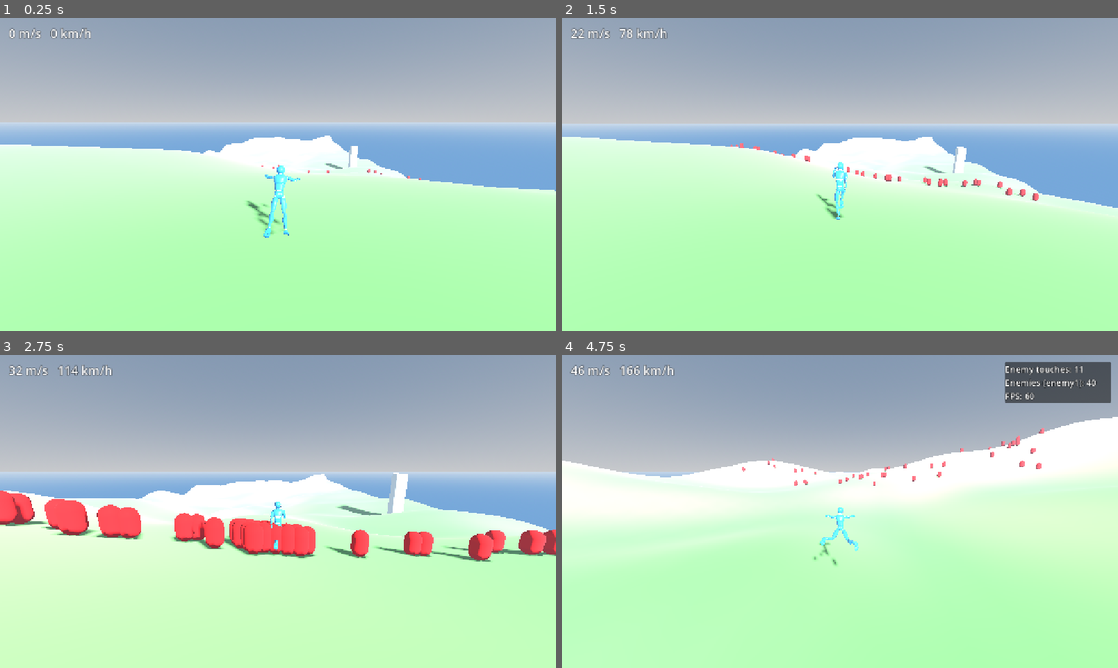
Above: before the commit, frames 1-4 (two rows, left to right).
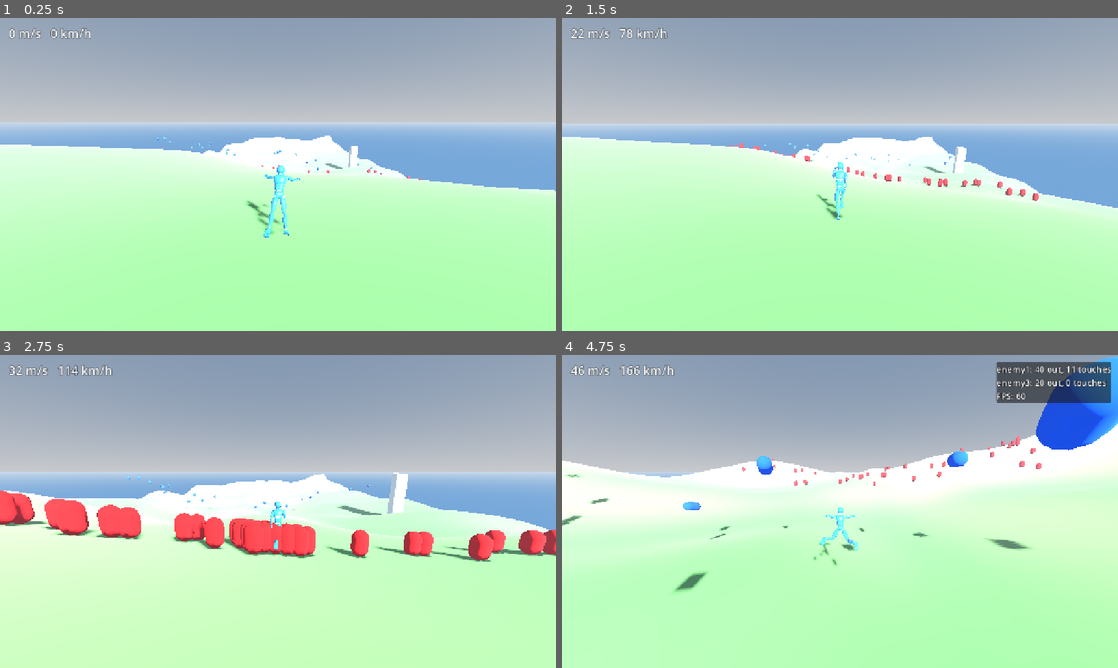
Above: after the commit, the same moments.

Repository: Gabriel42/Philosopher-s-Paradise
Game: Godot game, scene res://scenes/main/main.tscn
Same seed, same stepped clock (60 frames per second), same inputs: the game is played once before the commit and once after it.
Inputs (mouse positions are in pixels of both pictures, inside the frame that each line leads up to):
- Up to frame 1 (0.25 s): no input
- Up to frame 2 (1.5 s): move the mouse to (867, 174) at 0.52 s; hold W (move_forward) from 0.53 s (still down); tap Space (jump) at 0.6, 0.77, 1.07 s; move the mouse to (812, 174) at 1.27 s; tap Shift (fast_fall) at 1.35 s
- Up to frame 3 (2.75 s): keep holding W (move_forward); tap Space (jump) at 1.52, 1.55, 1.82, 2.1 s; move the mouse to (289, 505) at 2.02 s
- Up to frame 4 (4.75 s): keep holding W (move_forward); move the mouse to (834, 517) at 2.77 s; tap Shift (fast_fall) at 2.85, 4.35 s; tap Space (jump) at 3.02, 3.05, 3.32, 3.6, 3.77, 4.07, 4.52, 4.55 s; move the mouse to (878, 514) at 3.52 s; tap F3 (toggle_debug) at 4.15 s; move the mouse to (795, 508) at 4.27 s

The runs differ from the first frame. In frame 1, less than 0.1% of the frame differs, in the area x 28-67%, y 38-49%; in frame 2, less than 0.1%; in frame 3, less than 0.1%; in frame 4, 4.7%, in the area x 0-100%, y 0-76%.

Commit message:
Add enemy3: blue flyers that sway and bob forward on their own
20 blue capsules fly ~4 m up, lying flat with the nose forward. Each one
flies forward at a steady speed while swaying sideways and bobbing up and
down at its own two frequencies, so it loops in a rough spiral; the runner
only decides where they appear and when they are sent ahead again. Touches
are counted. The F3 panel now lists every enemy type.

Co-Authored-By: Claude Opus 5.5 <noreply@anthropic.com>

Diff:
--- /dev/null
+++ b/resources/enemies/enemy3.tres
@@ -0,0 +1,11 @@
+[gd_resource type="Resource" script_class="EnemySettings" load_steps=2 format=3]
+
+[ext_resource type="Script" path="res://scripts/core/enemy_settings.gd" id="1_enemy"]
+
+[resource]
+script = ExtResource("1_enemy")
+display_name = "enemy3"
+count = 20
+spawn_seed = 13
+color = Color(0.1, 0.35, 0.95, 1)
+flying = true
--- a/scenes/debug/debug_menu.gd
+++ b/scenes/debug/debug_menu.gd
@@ -1,11 +1,11 @@
 class_name DebugMenu
 extends CanvasLayer
-## Debug panel, shown and hidden with F3 (action "toggle_debug"): how many
-## times the runner touched an enemy, how many enemies are out, frame rate.
+## Debug panel, shown and hidden with F3 (action "toggle_debug"): for each
+## enemy type, how many are out and how many times the runner touched one,
+## then the frame rate.
 
-@export var swarm: EnemySwarm
-
-var touches := 0
+## Every enemy type to show (one [EnemySwarm] per type).
+@export var swarms: Array[EnemySwarm] = []
 
 @onready var _panel: Control = $Panel
 @onready var _label: Label = $Panel/Label
@@ -13,8 +13,6 @@
 
 func _ready() -> void:
 	_panel.visible = false
-	if swarm != null:
-		swarm.runner_touched.connect(_on_runner_touched)
 
 
 func _unhandled_input(event: InputEvent) -> void:
@@ -23,13 +21,17 @@
 
 
 func _process(_delta: float) -> void:
-	if not _panel.visible:
-		return
-	var enemies := swarm.positions.size() if swarm != null else 0
-	var kind := swarm.settings.display_name if swarm != null and swarm.settings != null else "-"
-	_label.text = "Enemy touches: %d\nEnemies (%s): %d\nFPS: %d" % [
-			touches, kind, enemies, roundi(Engine.get_frames_per_second())]
+	if _panel.visible:
+		_label.text = panel_text()
 
 
-func _on_runner_touched(total: int) -> void:
-	touches = total
+## What the panel shows: one line per enemy type, then the FPS.
+func panel_text() -> String:
+	var lines: PackedStringArray = []
+	for swarm in swarms:
+		if swarm == null:
+			continue
+		var kind := swarm.settings.display_name if swarm.settings != null else "-"
+		lines.append("%s: %d out, %d touches" % [kind, swarm.positions.size(), swarm.touches])
+	lines.append("FPS: %d" % roundi(Engine.get_frames_per_second()))
+	return "\n".join(lines)
--- a/scenes/enemy/enemy_swarm.gd
+++ b/scenes/enemy/enemy_swarm.gd
@@ -10,6 +10,9 @@
 ## [member EnemySettings.meet_time] seconds later), and move sideways toward
 ## where the runner will be when they meet. They follow the ground with
 ## [method TerrainHeight.height_at] (no collisions: they pass through rocks).
+## Flying types ([member EnemySettings.flying]) instead fly forward on their
+## own, swaying and bobbing in a rough spiral (see [method _step_flying]); for
+## them [member positions] is the middle of the capsule, not the feet.
 ## Lives under the [EndlessLevel]: positions are in the level's shifted space.
 
 ## Sent when the runner starts touching an enemy. [param total]: touches so far.
@@ -37,6 +40,16 @@
 var side_speeds := PackedFloat32Array()
 ## 1 while an enemy touches the runner (a touch counts once).
 var touching := PackedByteArray()
+## Flyers: X of the line each one sways around.
+var lanes := PackedFloat32Array()
+## Flyers: seconds since each one appeared (drives its waves).
+var fly_times := PackedFloat32Array()
+## Flyers: side-to-side and up-and-down waves per second of each one.
+var sway_frequencies := PackedFloat32Array()
+var bob_frequencies := PackedFloat32Array()
+## Flyers: where in each wave each one starts (radians).
+var sway_phases := PackedFloat32Array()
+var bob_phases := PackedFloat32Array()
 ## How many times the runner touched an enemy.
 var touches := 0
 
@@ -97,6 +110,9 @@
 func step(delta: float, runner_pos: Vector3, runner_vel: Vector3) -> void:
 	var s := settings
 	_fit_count(runner_pos, runner_vel)
+	if s.flying:
+		_step_flying(delta, runner_pos)
+		return
 	var runner_forward := maxf(-runner_vel.z, 0.0)
 	var half := level.settings.width * 0.5 - s.edge_margin
 	var origin := level.origin
@@ -141,6 +157,92 @@
 	_multimesh.buffer = _buffer
 	var grow := Vector3(s.radius, s.height, s.radius)
 	_multimesh.custom_aabb = AABB(low - grow, high - low + grow * 2.0)
+
+
+## Flyers: each one moves forward (-Z) at [member EnemySettings.fly_speed]
+## and sits on its waves: sideways [code]lane + sway_width * sin(2π f t + φ)[/code],
+## height [code]ground + fly_height + bob_height * sin(2π f' t + φ')[/code],
+## with its own two frequencies, so the path loops without repeating. The
+## capsule points along where it moves (forward, tilting with the waves).
+## [param runner_pos] is only used for touches and for sending flyers ahead.
+func _step_flying(delta: float, runner_pos: Vector3) -> void:
+	var s := settings
+	var origin := level.origin
+	var terrain := level.terrain
+	var low := Vector3.INF
+	var high := -Vector3.INF
+	for i in positions.size():
+		var old := positions[i]
+		var t := fly_times[i] + delta
+		fly_times[i] = t
+		var p := _fly_point(i, old.z - s.fly_speed * delta, t, terrain, origin)
+		positions[i] = p
+		var dir := p - old
+		_check_fly_touch(i, p, dir, runner_pos)
+		var ahead := runner_pos.z - p.z
+		if ahead < -s.recycle_distance or ahead > s.fly_ahead_limit:
+			_spawn(i, runner_pos, 0.0)
+			p = positions[i]
+			dir = Vector3.FORWARD
+		if dir.length_squared() < 0.000001:
+			dir = Vector3.FORWARD
+		# The capsule's long axis is its Y: turn Y onto the direction.
+		var basis := Basis(Quaternion(Vector3.UP, dir.normalized()))
+		var b := i * _STRIDE
+		_buffer[b] = basis.x.x
+		_buffer[b + 1] = basis.y.x
+		_buffer[b + 2] = basis.z.x
+		_buffer[b + 3] = p.x
+		_buffer[b + 4] = basis.x.y
+		_buffer[b + 5] = basis.y.y
+		_buffer[b + 6] = basis.z.y
+		_buffer[b + 7] = p.y
+		_buffer[b + 8] = basis.x.z
+		_buffer[b + 9] = basis.y.z
+		_buffer[b + 10] = basis.z.z
+		_buffer[b + 11] = p.z
+		low = low.min(p)
+		high = high.max(p)
+	if positions.is_empty():
+		return
+	_multimesh.buffer = _buffer
+	var grow := Vector3.ONE * s.height
+	_multimesh.custom_aabb = AABB(low - grow, high - low + grow * 2.0)
+
+
+## Middle of flyer [param i] at [param z] (level space), [param t] seconds
+## into its flight.
+func _fly_point(i: int, z: float, t: float, terrain: TerrainHeight,
+		origin: Vector3) -> Vector3:
+	var s := settings
+	var x := lanes[i] + s.sway_width * sin(TAU * sway_frequencies[i] * t + sway_phases[i])
+	var ground := terrain.height_at(x + origin.x, z + origin.z) - origin.y
+	var y := ground + s.fly_height \
+			+ s.bob_height * sin(TAU * bob_frequencies[i] * t + bob_phases[i])
+	return Vector3(x, y, z)
+
+
+## Touch check for a flyer lying along [param dir] with its middle at
+## [param p]: three points along its axis (ends and middle), each a ball of
+## [member EnemySettings.radius], against the runner's upright capsule.
+func _check_fly_touch(i: int, p: Vector3, dir: Vector3, runner_pos: Vector3) -> void:
+	var s := settings
+	var axis := dir.normalized() if dir.length_squared() > 0.000001 else Vector3.FORWARD
+	var half_axis := axis * maxf(s.height * 0.5 - s.radius, 0.0)
+	var reach := s.radius + s.runner_radius
+	var bottom := runner_pos.y + s.runner_radius
+	var top := runner_pos.y + maxf(s.runner_height - s.runner_radius, s.runner_radius)
+	var overlap := false
+	for k in 3:
+		var c := p + half_axis * float(k - 1)
+		var closest := Vector3(runner_pos.x, clampf(c.y, bottom, top), runner_pos.z)
+		if c.distance_squared_to(closest) < reach * reach:
+			overlap = true
+			break
+	if overlap and touching[i] == 0:
+		touches += 1
+		runner_touched.emit(touches)
+	touching[i] = 1 if overlap else 0
 
 
 ## Pushes apart (sideways, on X and Z) any two enemies whose
@@ -252,6 +354,9 @@
 func _spawn(i: int, runner_pos: Vector3, runner_forward: float) -> void:
 	var s := settings
 	var half := level.settings.width * 0.5 - s.edge_margin
+	if s.flying:
+		_spawn_flyer(i, runner_pos, half)
+		return
 	var p := Vector3(_rng.randf_range(-half, half), 0.0, 0.0)
 	p.z = runner_pos.z - s.spawn_distance - _rng.randf_range(0.0, s.spawn_spread)
 	var origin := level.origin
@@ -263,6 +368,25 @@
 	touching[i] = 0
 
 
+## Puts flyer [param i] ahead of the runner with its own waves; its line
+## keeps the whole sway inside the strip ([param half]: half the usable width).
+func _spawn_flyer(i: int, runner_pos: Vector3, half: float) -> void:
+	var s := settings
+	var lane_half := maxf(half - s.sway_width, 0.0)
+	lanes[i] = _rng.randf_range(-lane_half, lane_half)
+	sway_frequencies[i] = _rng.randf_range(s.sway_frequency_min, s.sway_frequency_max)
+	bob_frequencies[i] = _rng.randf_range(s.bob_frequency_min, s.bob_frequency_max)
+	sway_phases[i] = _rng.randf_range(0.0, TAU)
+	bob_phases[i] = _rng.randf_range(0.0, TAU)
+	fly_times[i] = 0.0
+	var z := runner_pos.z - s.spawn_distance - _rng.randf_range(0.0, s.spawn_spread)
+	positions[i] = _fly_point(i, z, 0.0, level.terrain, level.origin)
+	speeds[i] = s.fly_speed
+	closings[i] = 0.0
+	side_speeds[i] = 0.0
+	touching[i] = 0
+
+
 ## Grows or shrinks the pool to [member EnemySettings.count] (also when it is
 ## changed while playing).
 func _fit_count(runner_pos: Vector3, runner_vel: Vector3) -> void:
@@ -275,6 +399,12 @@
 	closings.resize(count)
 	side_speeds.resize(count)
 	touching.resize(count)
+	lanes.resize(count)
+	fly_times.resize(count)
+	sway_frequencies.resize(count)
+	bob_frequencies.resize(count)
+	sway_phases.resize(count)
+	bob_phases.resize(count)
 	var runner_forward := maxf(-runner_vel.z, 0.0)
 	for i in range(old, count):
 		_spawn(i, runner_pos, runner_forward)
--- a/scenes/main/main.tscn
+++ b/scenes/main/main.tscn
@@ -6,6 +6,7 @@
 [ext_resource type="Script" path="res://scenes/enemy/enemy_swarm.gd" id="4_swarm"]
 [ext_resource type="Resource" path="res://resources/enemies/enemy1.tres" id="5_enemy"]
 [ext_resource type="PackedScene" path="res://scenes/debug/debug_menu.tscn" id="6_debug"]
+[ext_resource type="Resource" path="res://resources/enemies/enemy3.tres" id="7_enemy3"]
 
 [sub_resource type="ProceduralSkyMaterial" id="Sky_mat"]
 ground_bottom_color = Color(0.36, 0.52, 0.74, 1)
@@ -44,5 +45,10 @@
 settings = ExtResource("5_enemy")
 runner = NodePath("../Runner")
 
-[node name="DebugMenu" parent="." node_paths=PackedStringArray("swarm") instance=ExtResource("6_debug")]
-swarm = NodePath("../EndlessLevel/Enemy1")
+[node name="Enemy3" type="Node3D" parent="EndlessLevel" node_paths=PackedStringArray("runner")]
+script = ExtResource("4_swarm")
+settings = ExtResource("7_enemy3")
+runner = NodePath("../Runner")
+
+[node name="DebugMenu" parent="." node_paths=PackedStringArray("swarms") instance=ExtResource("6_debug")]
+swarms = [NodePath("../EndlessLevel/Enemy1"), NodePath("../EndlessLevel/Enemy3")]
--- a/scripts/core/enemy_settings.gd
+++ b/scripts/core/enemy_settings.gd
@@ -53,6 +53,32 @@
 ## Enemies keep this far from the sides of the strip.
 @export var edge_margin := 2.0
 
+@export_group("Flying")
+## On: the enemy flies instead of running (Speed and Intercept are not used).
+## It flies forward (-Z) at [member fly_speed], lying flat with its nose
+## along where it goes, swaying side to side and bobbing up and down at two
+## different frequencies (each enemy picks its own), so it loops in a rough
+## spiral. Its movement never looks at the runner: the runner only sets where
+## it appears and when it is sent ahead again.
+@export var flying := false
+## Height of the middle of the flight above the ground (m).
+@export var fly_height := 4.0
+## Speed forward down the strip (m/s).
+@export var fly_speed := 12.0
+## How far it sways to each side of its line (m).
+@export var sway_width := 3.0
+## How far it bobs above and below [member fly_height] (m).
+@export var bob_height := 1.5
+## Side-to-side waves per second: each enemy picks one between these.
+@export var sway_frequency_min := 0.25
+@export var sway_frequency_max := 0.5
+## Up-and-down waves per second: each enemy picks one between these.
+@export var bob_frequency_min := 0.55
+@export var bob_frequency_max := 0.95
+## A flyer this far ahead of the runner (a slow runner left behind by them)
+## is sent back to [member spawn_distance] ahead.
+@export var fly_ahead_limit := 120.0
+
 @export_group("Runner hitbox")
 ## Size of the runner when checking touches (matches its collision capsule).
 @export var runner_radius := 0.4
--- /dev/null
+++ b/tests/debug/test_debug_menu.gd
@@ -0,0 +1,42 @@
+extends TestCase
+## F3 debug panel: one line per enemy type (count and touches), and the main
+## scene shows both enemy1 and enemy3.
+
+
+func test_shows_every_enemy_type() -> void:
+	var level := EndlessLevel.new()
+	level.settings = TerrainSettings.new()
+	keep(level)
+	level.set_physics_process(false)
+	var types: Array[EnemySwarm] = []
+	for kind in ["walker", "flyer"]:
+		var swarm := EnemySwarm.new()
+		swarm.settings = EnemySettings.new()
+		swarm.settings.display_name = kind
+		swarm.settings.flying = kind == "flyer"
+		swarm.settings.count = 3 if kind == "flyer" else 5
+		level.add_child(swarm)
+		swarm.set_physics_process(false)
+		swarm.step(0.0, level.surface_point(0.0, 0.0), Vector3.ZERO)
+		types.append(swarm)
+	types[1].touches = 2
+	var menu := keep(load("res://scenes/debug/debug_menu.tscn").instantiate()) as DebugMenu
+	menu.swarms = types
+	var text := menu.panel_text()
+	assert_true(text.contains("walker: 5 out, 0 touches"), text)
+	assert_true(text.contains("flyer: 3 out, 2 touches"), text)
+	assert_true(text.contains("FPS"), text)
+
+
+func test_main_scene_has_enemy1_and_enemy3() -> void:
+	var main := keep(load("res://scenes/main/main.tscn").instantiate())
+	await get_tree().process_frame
+	var menu := main.get_node("DebugMenu") as DebugMenu
+	var names: Array[String] = []
+	for swarm in menu.swarms:
+		names.append(swarm.settings.display_name)
+	assert_eq(names, ["enemy1", "enemy3"] as Array[String])
+	var enemy3 := main.get_node("EndlessLevel/Enemy3") as EnemySwarm
+	assert_true(enemy3.settings.flying)
+	assert_eq(enemy3.settings.count, 20)
+	assert_true(enemy3.settings.color.b > 0.8 and enemy3.settings.color.r < 0.3, "blue")
--- a/tests/enemy/test_enemy_swarm.gd
+++ b/tests/enemy/test_enemy_swarm.gd
@@ -212,3 +212,153 @@
 	swarm.step(DT, pos, Vector3.ZERO)
 	assert_eq(swarm.positions.size(), 10)
 	assert_eq(view.multimesh.instance_count, 10)
+
+
+# --- Flyers (enemy3 style) ---
+
+## Makes the swarm a flying type with [param count] flyers and fills the pool
+## around a runner standing at the start.
+func _fly(count := 1) -> void:
+	swarm.settings.flying = true
+	swarm.settings.count = count
+	swarm.step(0.0, level.surface_point(0.0, 0.0), Vector3.ZERO)
+
+
+## Height of flyer [param i] above the ground under it.
+func _above_ground(i: int) -> float:
+	var p := swarm.positions[i] + level.origin
+	return p.y - level.terrain.height_at(p.x, p.z)
+
+
+func test_a_flyer_moves_the_same_whatever_the_runner_does() -> void:
+	_fly(5)
+	var a: Array[PackedVector3Array] = []
+	for frame in 180:  # runner standing still
+		swarm.step(DT, level.surface_point(0.0, 0.0), Vector3.ZERO)
+		a.append(swarm.positions.duplicate())
+	# Same seed, a runner zig-zagging and jumping around instead.
+	var other := EnemySwarm.new()
+	other.settings = swarm.settings
+	level.add_child(other)
+	other.set_physics_process(false)
+	other.step(0.0, level.surface_point(0.0, 0.0), Vector3.ZERO)
+	for frame in 180:
+		var t := frame * DT
+		var pos := level.surface_point(8.0 * sin(t * 3.0), 10.0 * t) + Vector3.UP * fmod(t, 1.0)
+		other.step(DT, pos, Vector3(24.0 * cos(t * 3.0), 0.0, -10.0))
+		for i in 5:
+			if not a[frame][i].is_equal_approx(other.positions[i]):
+				fail("flyer %d differs at frame %d" % [i, frame])
+				return
+
+
+func test_a_flyer_flies_forward_at_its_speed() -> void:
+	_fly()
+	var start := swarm.positions[0].z
+	for frame in 120:
+		swarm.step(DT, level.surface_point(0.0, 0.0), Vector3.ZERO)
+	assert_near(start - swarm.positions[0].z, swarm.settings.fly_speed * 2.0, 0.01)
+
+
+func test_a_flyer_stays_in_the_air_above_a_runner_s_head() -> void:
+	_fly(20)
+	var s := swarm.settings
+	var low := INF
+	var high := -INF
+	for frame in 300:
+		swarm.step(DT, level.surface_point(0.0, 0.0), Vector3.ZERO)
+		for i in 20:
+			low = minf(low, _above_ground(i))
+			high = maxf(high, _above_ground(i))
+	assert_between(low, s.fly_height - s.bob_height - 0.001, s.fly_height)
+	assert_between(high, s.fly_height, s.fly_height + s.bob_height + 0.001)
+	assert_true(low > s.runner_height + s.radius, "lowest %.2f m" % low)
+
+
+func test_a_flyer_sways_and_bobs_at_two_frequencies() -> void:
+	_fly(20)
+	var s := swarm.settings
+	for i in 20:
+		assert_between(swarm.sway_frequencies[i], s.sway_frequency_min, s.sway_frequency_max)
+		assert_between(swarm.bob_frequencies[i], s.bob_frequency_min, s.bob_frequency_max)
+		assert_true(swarm.bob_frequencies[i] > swarm.sway_frequencies[i])
+	assert_ne(swarm.sway_frequencies[0], swarm.sway_frequencies[1], "each has its own")
+	# Over 10 s flyer 0 covers its whole sway, and its bob crosses the middle
+	# about 2 × its frequency × 10 times (the ground moves under it: ±1).
+	var lane := swarm.lanes[0]
+	var left := INF
+	var right := -INF
+	var crossings := 0
+	var was_above := _above_ground(0) > s.fly_height
+	for frame in 600:
+		swarm.step(DT, level.surface_point(0.0, swarm.positions[0].z * -1.0 - 50.0), Vector3.ZERO)
+		left = minf(left, swarm.positions[0].x - lane)
+		right = maxf(right, swarm.positions[0].x - lane)
+		var above := _above_ground(0) > s.fly_height
+		if above != was_above:
+			crossings += 1
+		was_above = above
+	assert_near(left, -s.sway_width, 0.05)
+	assert_near(right, s.sway_width, 0.05)
+	var expected := 2.0 * swarm.bob_frequencies[0] * 10.0
+	assert_between(float(crossings), expected - 1.5, expected + 1.5)
+
+
+func test_a_flyer_points_where_it_flies() -> void:
+	_fly()
+	for frame in 90:
+		var before := swarm.positions[0]
+		swarm.step(DT, level.surface_point(0.0, 0.0), Vector3.ZERO)
+		var dir := (swarm.positions[0] - before).normalized()
+		# Headless has no real renderer (the MultiMesh reads back identity),
+		# so decode the buffer sent to it (MultiMesh.buffer layout: rows of
+		# basis.x/y/z component then origin).
+		var f := swarm._buffer
+		var xf := Transform3D(Vector3(f[0], f[4], f[8]), Vector3(f[1], f[5], f[9]),
+				Vector3(f[2], f[6], f[10]), Vector3(f[3], f[7], f[11]))
+		assert_near(xf.basis.y.normalized(), dir, 0.001)
+		assert_near(xf.origin, swarm.positions[0], 0.001)
+		# Sway and bob reach ~9 m/s each against 12 m/s forward: up to ~47°
+		# off straight ahead (plus the slope), never more than 60°.
+		assert_true(xf.basis.y.dot(Vector3.FORWARD) > 0.5, "nose forward")
+
+
+func test_a_flyer_left_behind_goes_ahead_again() -> void:
+	_fly()
+	var runner_pos := level.surface_point(0.0, 300.0)
+	swarm.step(DT, runner_pos, Vector3(0, 0, -40))
+	var ahead := runner_pos.z - swarm.positions[0].z
+	var s := swarm.settings
+	assert_between(ahead, s.spawn_distance - 1.0, s.spawn_distance + s.spawn_spread + 1.0)
+	assert_near(swarm.fly_times[0], 0.0, 0.0001)
+
+
+func test_a_flyer_too_far_ahead_comes_back() -> void:
+	_fly()
+	var s := swarm.settings
+	swarm.positions[0].z = -(s.fly_ahead_limit + 5.0)
+	swarm.step(DT, level.surface_point(0.0, 0.0), Vector3.ZERO)
+	assert_between(-swarm.positions[0].z, s.spawn_distance - 1.0, s.spawn_distance + s.spawn_spread + 1.0)
+
+
+func test_a_flyer_touches_a_runner_jumping_into_it() -> void:
+	_fly()
+	var p := swarm.positions[0]
+	var ground := level.surface_point(p.x, -p.z)
+	swarm.step(0.0, ground, Vector3.ZERO)  # standing under it
+	assert_eq(swarm.touches, 0)
+	swarm.step(0.0, p - Vector3.UP * 1.0, Vector3.ZERO)  # head in its belly
+	assert_eq(swarm.touches, 1)
+	swarm.step(0.0, p - Vector3.UP * 1.0, Vector3.ZERO)
+	assert_eq(swarm.touches, 1, "a touch counts once")
+
+
+func test_a_flyer_stays_on_the_strip() -> void:
+	_fly(20)
+	var half := level.settings.width * 0.5 - swarm.settings.edge_margin
+	for frame in 600:
+		swarm.step(DT, level.surface_point(0.0, 0.0), Vector3.ZERO)
+		for i in 20:
+			if absf(swarm.positions[i].x) > half + 0.001:
+				fail("flyer %d at x %.2f" % [i, swarm.positions[i].x])
+				return
Not shown: 1 places in scenes/main/main.tscn that only renumber resources
Not shown, added: tests/debug/test_debug_menu.gd.uid
Not shown, changed: CLAUDE.md
Not shown, changed: docs/design.md
Not shown, changed: docs/verified.md
